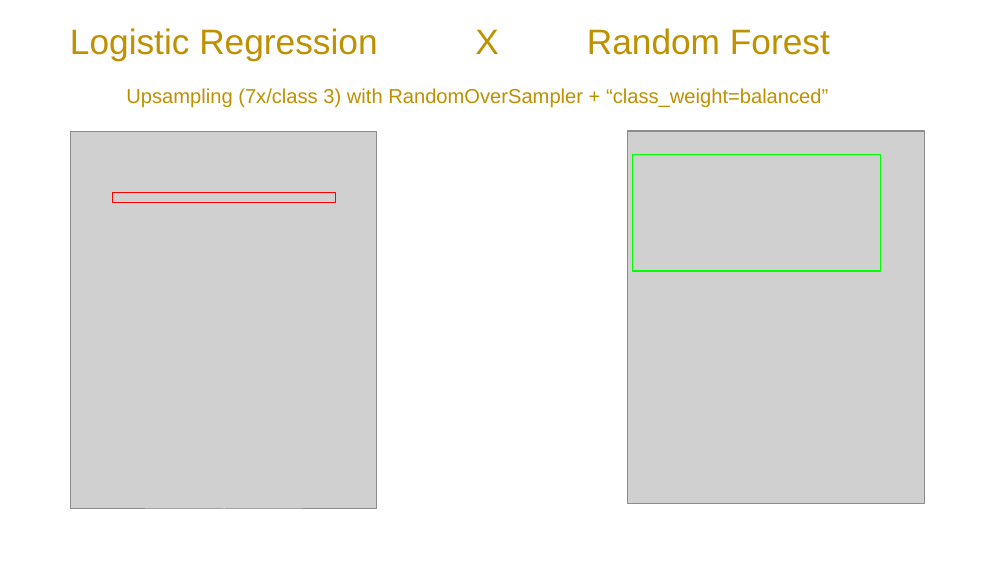
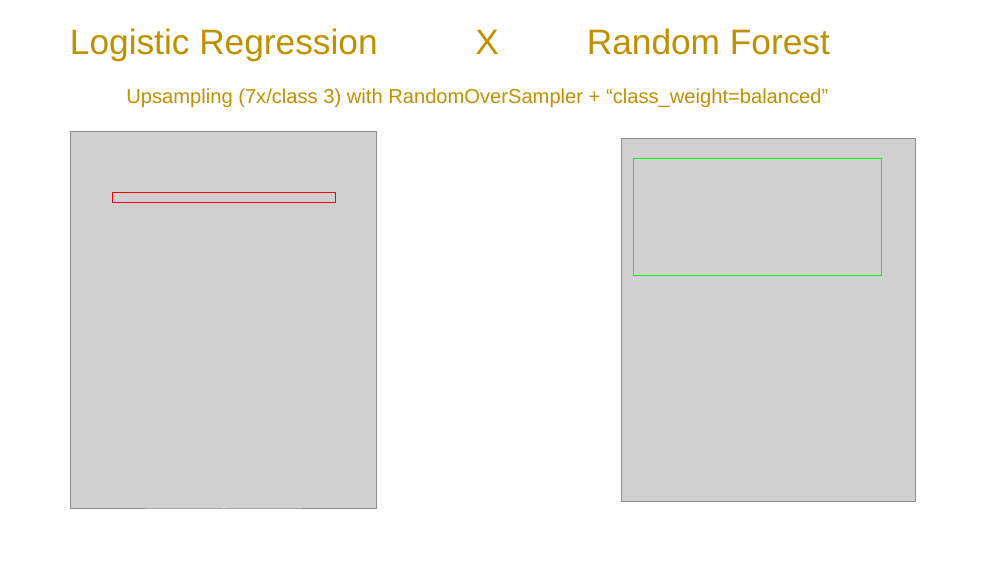
Before and after one commit to TerezaRosier/Prediction-of-Breast-Cancer-Related-Genes-Proteins-Using-Machine-Learning, a slide deck: slide 9 of BREAST CANCER - final.pptx (slide 8 before the commit). Drawn at 1008x567 pixels with LibreOffice and Linux fonts; fonts in the diff are those of the drawing; grey boxes stand for pictures; background and template pictures are left out. Boxes give left, top, right and bottom in pixels: in the first picture for what was removed or moved away, otherwise in the second. Text is boxed around its words. In the diff, an @@ line names an element or a change of style, - is before the commit and + after.

```diff
--- a/BREAST CANCER - final.pptx
+++ b/BREAST CANCER - final.pptx
@@ picture: place and size @@
-picture at box(627, 131, 923, 504)
+picture at box(622, 138, 915, 501)
@@ rectangle: place and size @@
-rectangle at box(632, 154, 880, 271)
+rectangle at box(634, 158, 882, 275)
```
Also in this commit, not shown: 4 other slides changed, 2 slides added.
